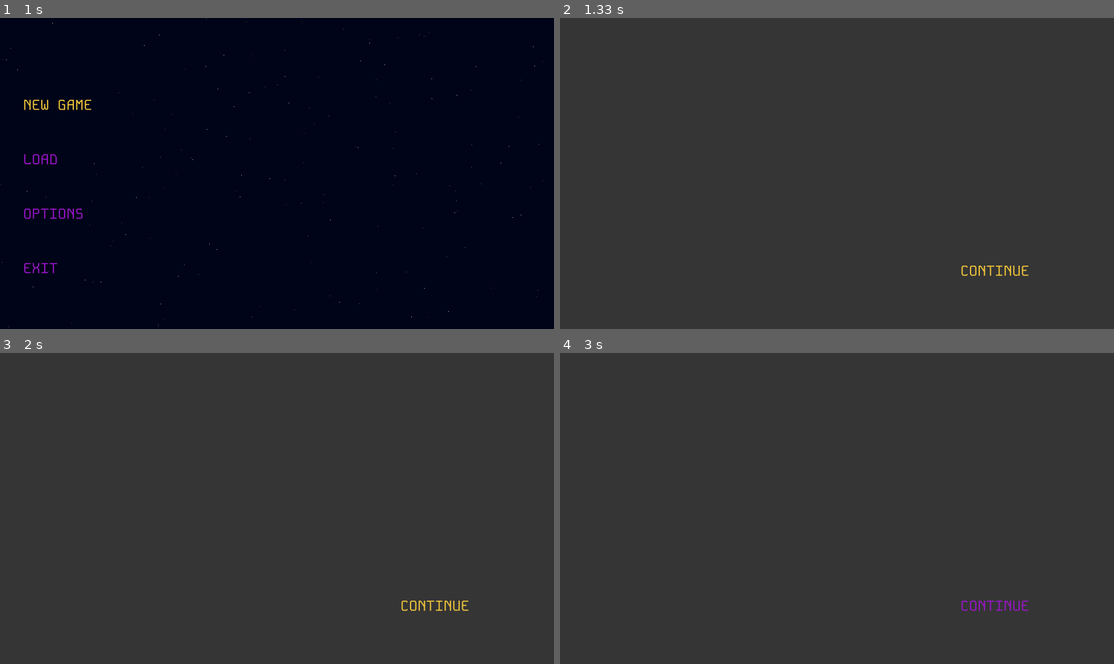
Above: before the commit, frames 1-4 (two rows, left to right).
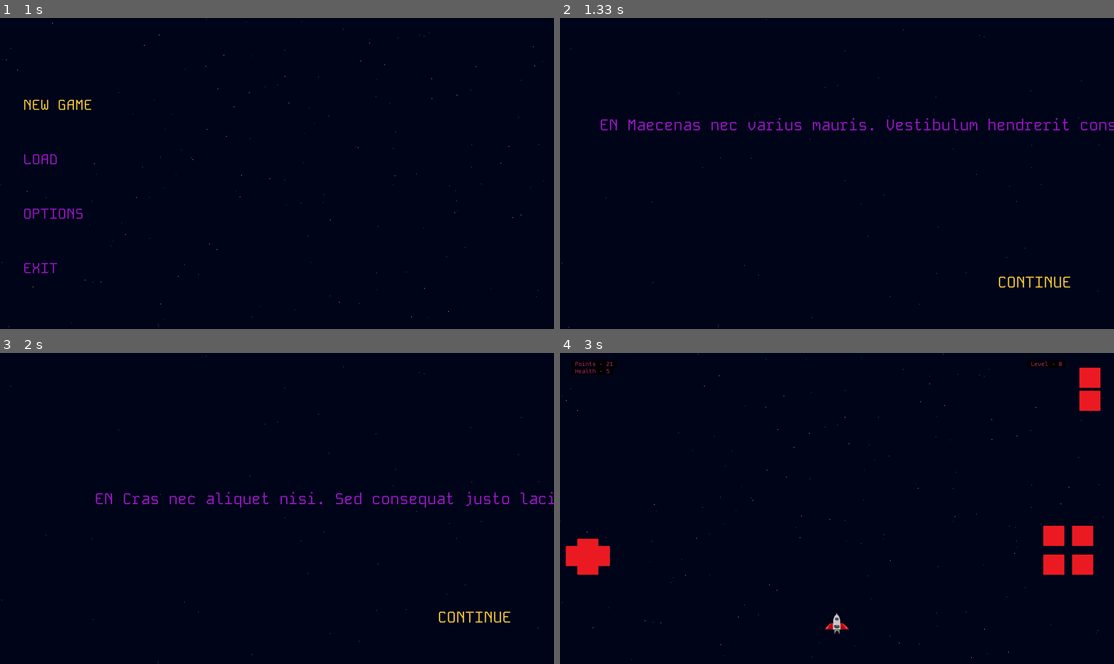
Above: after the commit, the same moments.

Repository: MicaelaEdith/spacecraftGame-pygame
Game: pygame game, started from main.py
Same seed, same stepped clock (60 frames per second), same inputs: the game is played once before the commit and once after it.
Inputs (mouse positions are in pixels of both pictures, inside the frame that each line leads up to):
- Up to frame 1 (1 s): press the mouse at (55, 105) at 0.37 s; move the mouse to (177, 185) at 0.47 s; release the mouse at (293, 266) at 0.6 s
- Up to frame 2 (1.33 s): click "CONTINUE" at 1.22 s
- Up to frame 3 (2 s): press the mouse at (476, 617) at 1.53 s; move the mouse to (349, 617) at 1.63 s; release the mouse at (227, 617) at 1.77 s; press the mouse at (476, 617) at 1.87 s; move the mouse to (432, 536) at 1.97 s
- Up to frame 4 (3 s): release the mouse at (953, 452) at 2.1 s

Frame 1 is identical in both runs. In frame 2, 100% of the frame differs, in the area x 0-100%, y 0-100%; in frame 3, 100%; in frame 4, 100%.

Commit message:
menu - option menu and script-dialog

Diff:
--- a/cinematics.py
+++ b/cinematics.py
@@ -1,4 +1,5 @@
 import pygame
+from script_dialogues import *
 
 class Intro():
     def __init__(self, screenWidth, screenHeight):
@@ -6,7 +7,8 @@
         self.init_menu.set_alpha(5)
         self.init_menu.fill((55, 55, 55))
         self.font_path = 'Assets/Fonts/KodeMono-VariableFont_wght.ttf'
-        self.font = pygame.font.Font(self.font_path, 50)
+        font_size = int(screenHeight * 0.05)
+        self.font = pygame.font.Font(self.font_path, font_size)
         self.language = ['en', 'es']
         self.lan_on = 'en'
         self.text_en = 'CONTINUE'
@@ -15,19 +17,24 @@
         self.width = screenWidth
         self.height = screenHeight
         self.buttons = []
+        self.count = 0
 
-    def draw(self, display, lan):
+    def draw(self, display, lan, count):
+        self.count = count
         self.lan_on = lan
         display.blit(self.init_menu, (0, 0))
         self.buttons = []  # Reinicia la lista de botones
         text_color = (160, 23, 208)
+        text_color_dialog = (160, 23, 208)
+        dialog = ''
+
         if self.lan_on == 'en':
             self.text = self.text_en
         else:
             self.text = self.text_es
 
         text_surface = self.font.render(self.text, True, text_color)
-        text_rect = text_surface.get_rect(center=(self.width // 7 * 5.5, self.height // 8 * 6.5))
+        text_rect = text_surface.get_rect(center=(self.width // 7 * 6, self.height // 8 * 6.8))
         mouse_pos = pygame.mouse.get_pos()  # Obtiene la posición actual del mouse
 
         # Verificar si el mouse está sobre el botón
@@ -38,6 +45,26 @@
             text_surface = self.font.render(self.text, True, text_color)
             text_color = (160, 23, 208)
 
+        if lan == 'en':
+            aux_dialog = intro_script_en
+        else:
+            aux_dialog = intro_script_es
+
+        if self.count == 0:
+            dialog = aux_dialog[0]
+            dialog_surface = self.font.render(dialog, True, text_color_dialog)
+            pos_dialog=(self.width // 7 * 1, self.height // 8 * 1.5)
+        elif self.count == 1:
+            dialog = aux_dialog[1]
+            dialog_surface = self.font.render(dialog, True, text_color_dialog)
+            pos_dialog=(self.width // 7 * .5, self.height // 8 * 2.5)
+        elif self.count == 2:
+            dialog = aux_dialog[2]
+            dialog_surface = self.font.render(dialog, True, text_color_dialog)
+            pos_dialog=(self.width // 7 * 1.2, self.height // 8 * 3.5)
+
+
+        display.blit(dialog_surface, pos_dialog)
         display.blit(text_surface, text_rect.topleft)
         self.buttons.append((self.text, text_rect))
 
--- a/main.py
+++ b/main.py
@@ -4,12 +4,15 @@
 import time
 from playerController import Player
 from map import Deep, Starts, Meteorite, Status
-from menu import Menu, MainMenu, OptionsMenu, Pause, Button
+from menu import Menu, MainMenu, OptionsMenu, Button
 from cinematics import Intro
 
 pygame.init()
 
 # Configuración de la pantalla
+icon = pygame.image.load("Assets/Player/spacecraft0.png")
+icon.set_colorkey([1, 6, 26])
+pygame.display.set_icon(icon)
 os.environ['SDL_VIDEO_CENTERED'] = '1'
 info = pygame.display.Info()
 screenWidth, screenHeight = info.current_w, info.current_h
@@ -21,6 +24,8 @@
 up_level = 0
 menus=1
 language = 'en'
+music_on = True
+sound_on = True
 status = Status(screenWidth, screenHeight,language)
 
 clock = pygame.time.Clock()
@@ -36,8 +41,7 @@
 
 # Menú principal, opciones y pausa
 menu = Menu(screenWidth, screenHeight)
-main_menu = MainMenu(screenWidth,screenHeight)
-start_menu = Pause(screenWidth, screenHeight)
+main_menu = MainMenu(screenWidth,screenHeight, game)
 option_menu = OptionsMenu(screenWidth, screenHeight)
 options_open = False
 
@@ -80,7 +84,7 @@
 
 buttons_menu = [
     Button(screenWidth - 120, screenHeight // 21, "Assets/Buttons/actionA.png"),  # start
-    #Button(screenWidth - 120, screenHeight // 21 + 80, "Assets/Buttons/actionA.png"),  # mute
+    Button(screenWidth - 120, screenHeight // 21 + 80, "Assets/Buttons/actionA.png"),  # salir
 ]
 
 
@@ -92,6 +96,7 @@
             if result == 'new_game':
                 time.sleep(.8)
                 intro_flag = True
+                options_open = False
             elif result == 'load_game':
                 pass
             elif result == 'options':
@@ -106,7 +111,9 @@
                 else:
                     language = 'en'
             elif result_option == 'fx':
-                pass
+                sound_on = option_menu.sound_on
+            elif result_option == 'music':
+                music_on = option_menu.music_on
             elif result_option == 'save':
                 options_open = False
 
@@ -116,28 +123,34 @@
     starts2.drawStarts(display)
     starts3.drawStarts(display)
     if options_open:
-        option_menu.draw(display,language)
+        option_menu.draw(display,language,music_on,sound_on)
     else:
-        main_menu.draw(display, language)
+        main_menu.draw(display, language, game)
 
     pygame.display.flip()
     clock.tick(60)
 
 count_intro = 0
 while intro_flag:
-
-    display.fill((55, 55, 55))  # Rellenar la pantalla con negro
-    intro.draw(display, language)
+    if event.type == pygame.KEYDOWN:
+        if event.key == pygame.K_ESCAPE:
+            pygame.quit()
+            sys.exit()
+
+    display.fill(blue)
+    starts2.drawStarts(display)
+    intro.draw(display, language, count_intro)
     for event in pygame.event.get():
         if event.type == pygame.QUIT:
             pygame.quit()
             exit()
         result = intro.handle_event(event)
         if result == 'continue':
-            time.sleep(0.8)
             count_intro+=1
-
-        if count_intro == 3:
+            intro.count = count_intro
+
+        if count_intro >= 3:
+            time.sleep(.8)
             intro_flag = False
             game = True
 
@@ -152,13 +165,7 @@
 
 while game:
     for event in pygame.event.get():
-        if event.type == pygame.QUIT:
-            pygame.quit()
-            sys.exit()
-        if event.type == pygame.KEYDOWN:
-            if event.key == pygame.K_ESCAPE:
-                pygame.quit()
-                sys.exit()
+
         # Eventos de mouse para los botones de dirección (izquierda)
         if event.type == pygame.MOUSEBUTTONDOWN or event.type == pygame.MOUSEBUTTONUP:
             mouse_pos = pygame.mouse.get_pos()
@@ -202,18 +209,49 @@
                         player.action['d'] = False
 
         # Verificar si se presiona el botón del menú
-        if event.type == pygame.FINGERDOWN:
-            touch_pos = (event.x * screenWidth, event.y * screenHeight)
-            for button in buttons_menu:
-                if button.is_clicked(touch_pos, True):
-                    if button == buttons_menu[0]:
-                        start = not start
-                        buttons_menu[0].clicked = False
-        if event.type == pygame.MOUSEBUTTONDOWN or event.type == pygame.MOUSEBUTTONUP:
-            mouse_pos = pygame.mouse.get_pos()
-            for button in buttons_menu:
-                if button.is_clicked(mouse_pos, pygame.mouse.get_pressed()[0]):
+        if start:
+            if event.type == pygame.FINGERDOWN:
+                touch_pos = (event.x * screenWidth, event.y * screenHeight)
+                if buttons_menu[0].is_clicked(touch_pos, True):
                     start = not start
+                    options_open = True
+                if buttons_menu[1].is_clicked(touch_pos, True):
+                    start = not start
+                    options_open = False
+
+            if event.type == pygame.MOUSEBUTTONDOWN or event.type == pygame.MOUSEBUTTONUP:
+                if buttons_menu[0].is_clicked(mouse_pos, pygame.mouse.get_pressed()[0]):
+                    options_open = True
+                    start = not start
+                if buttons_menu[1].is_clicked(mouse_pos, pygame.mouse.get_pressed()[0]):
+                    options_open = False
+                    start = not start
+        if not start:
+            if not options_open:
+                result = main_menu.handle_event(event)
+                if result == 'new_game':
+                    buttons_menu[1].clicked = False
+                    start = True
+                elif result == 'exit':
+                    options_open = False
+
+
+            if options_open:
+                result_option = option_menu.handle_event(event)
+                if result_option == 'language':
+                    if language == 'en':
+                        language = 'es'
+                    else:
+                        language = 'en'
+                elif result_option == 'fx':
+                    sound_on = option_menu.sound_on
+                elif result_option == 'music':
+                    music_on = option_menu.music_on
+                elif result_option == 'save':
+                    options_open = False
+                    start = True
+                    buttons_menu[0].clicked = False
+                    #buttons_menu[1].clicked = False
 
 
     # Actualizar el movimiento del jugador basado en los botones presionados
@@ -260,14 +298,16 @@
 
         for button in buttons_left + buttons_right + buttons_menu:
             button.draw(display)
+
     else:
-        start_menu.draw(display)
-        #display.fill(blue)
-        #starts2.drawStarts(display)
-        #starts3.drawStarts(display)
-        #option_menu.draw(display, language)
-        for button in buttons_menu:
-            button.draw(display)
+        display.fill(blue)
+        starts2.drawStarts(display)
+        starts3.drawStarts(display)
+        if not options_open:
+            main_menu.draw(display, language, game)
+        else:
+            option_menu.draw(display, language, music_on, sound_on)
+
 
     pygame.display.flip()
     clock.tick(60)
--- a/menu.py
+++ b/menu.py
@@ -16,7 +16,7 @@
 		display.blit(self.text,(80,self.height / 6 *4))
 
 class MainMenu():
-    def __init__(self, screenWidth, screenHeight):
+    def __init__(self, screenWidth, screenHeight, game):
         self.init_menu = pygame.Surface((screenWidth, screenHeight))
         self.init_menu.set_alpha(5)
         self.init_menu.fill((50, 50, 50))
@@ -29,8 +29,10 @@
         self.width = screenWidth
         self.height = screenHeight
         self.buttons = []
-
-    def draw(self, display, lan):
+        self.game = game
+
+    def draw(self, display, lan, game):
+        self.game = game
         self.lan_on = lan
         display.blit(self.init_menu, (0, 0))
         self.buttons = []  # Reinicia la lista de botones
@@ -42,15 +44,46 @@
 
         mouse_pos = pygame.mouse.get_pos()  # Obtiene la posición actual del mouse
 
+        text_color = (160, 23, 208)
+        text_color_off = (50, 43, 40)
         for i in text_list:
-            text_color = (160, 23, 208)
-            text_aux = self.font.render(i, True, text_color)
-            text_rect = text_aux.get_rect(topleft=(80, self.height / 4 * contador))
+            if not self.game:
+                text_aux = self.font.render(i, True, text_color)
+                text_rect = text_aux.get_rect(topleft=(80, self.height / 4 * contador))
+            else:
+                if i == text_list[0]:
+                    if self.lan_on == 'en':
+                        text_aux = self.font.render('RETURN', True, text_color)
+                    else:
+                        text_aux = self.font.render('VOLVER',True, text_color)
+                if i == text_list[3]:
+                    if self.lan_on == 'en':
+                        text_aux = self.font.render('SAVE and '+i, True, text_color)
+                    else:
+                        text_aux = self.font.render('GUARDAR Y '+i, True, text_color)
+                elif i == text_list[1] or i == text_list[2]:
+                    text_aux = self.font.render(i, True, text_color_off)
+
+                text_rect = text_aux.get_rect(topleft=(80, self.height / 4 * contador))
 
             # Verificar si el mouse está sobre el botón
             if text_rect.collidepoint(mouse_pos):
-                text_color = (251, 206, 60)  # Cambia el color del texto cuando el mouse está sobre él
-                text_aux = self.font.render(i, True, text_color)
+                text_color_hover = (251, 206, 60)  # Cambia el color del texto cuando el mouse está sobre él
+                if self.game:
+                    if i == text_list[0]:
+                        if self.lan_on == 'en':
+                            text_aux = self.font.render('RETURN', True, text_color_hover)
+                        else:
+                            text_aux = self.font.render('VOLVER', True, text_color_hover)
+                    if i == text_list[3]:
+                        if self.lan_on == 'en':
+                            text_aux = self.font.render('SAVE and '+i, True, text_color_hover)
+                        else:
+                            text_aux = self.font.render('GUARDAR Y '+i, True, text_color_hover)
+                if not self.game:
+                    text_aux = self.font.render(i, True, text_color_hover)
+
+
 
             display.blit(text_aux, text_rect.topleft)
             self.buttons.append((i, text_rect))
@@ -72,6 +105,7 @@
         elif text == 'OPTIONS' or text == 'OPCIONES':
             return 'options'
         elif text == 'EXIT' or text == 'SALIR':
+            time.sleep(1)
             pygame.quit()
             exit()
         return None
@@ -90,9 +124,13 @@
         self.width = screenWidth
         self.height = screenHeight
         self.buttons = []
-
-    def draw(self, display, lan):
+        self.music_on = True
+        self.sound_on = True
+
+    def draw(self, display, lan, music_on, sound_on):
         self.lan_on = lan
+        self.music_on = music_on
+        self.sound_on = sound_on
         display.blit(self.init_menu, (0, 0))
         self.buttons = []  # Reinicia la lista de botones
         contador = 1
@@ -105,7 +143,20 @@
 
         for i in text_list:
             text_color = (160, 23, 208)
-            text_aux = self.font.render(i, True, text_color)
+            text_color_off = (50, 43, 40)
+            if (i == 'MUSIC' or i == 'MUSICA') and self.music_on == False:
+                 text_aux = self.font.render(i, True, text_color_off)
+            if (i == 'MUSIC' or i == 'MUSICA') and self.music_on == True:
+                   text_aux = self.font.render(i, True, text_color)
+
+            if (i == 'FX' or i == 'EFECTOS') and self.sound_on == False:
+                 text_aux = self.font.render(i, True, text_color_off)
+            if (i == 'FX' or i == 'EFECTOS') and self.sound_on == True:
+                   text_aux = self.font.render(i, True, text_color)
+
+            if i != 'FX' and i != 'EFECTOS' and i != 'MUSIC' and i != 'MUSICA':
+                 text_aux = self.font.render(i, True, text_color)
+
             text_rect = text_aux.get_rect(topleft=(80, self.height / 4 * contador))
 
             # Verificar si el mouse está sobre el botón
@@ -129,22 +180,16 @@
         if text == 'LANGUAGE - EN-ES' or text == 'IDIOMA - EN-ES':
             return 'language'
         elif text == 'FX' or text == 'EFECTOS':
+            self.sound_on = not self.sound_on
             return 'fx'
         elif text == 'MUSIC' or text == 'MUSICA':
+            self.music_on = not self.music_on
             return 'music'
         elif text == 'RETURN' or text == 'VOLVER':
             return 'save'
 
         return None
 
-class Pause():
-	def __init__(self, screenWidth,screenHeight):
-		self.start_menu = pygame.Surface((screenWidth, screenHeight))
-		self.start_menu.set_alpha(5)
-		self.start_menu.fill((30,30,30))
-
-	def draw(self, display):
-		display.blit(self.start_menu, (0, 0))
 
 class Button:
     def __init__(self, x, y, image_path):
--- /dev/null
+++ b/script_dialogues.py
@@ -0,0 +1,9 @@
+intro_script_en = ['EN Lorem ipsum dolor sit amet, consectetur adipiscing elit. Sed in sagittis arcu. Morbi et neque ut justo auctor suscipit. Pellentesque pretium augue et urna vehicula finibus. ',
+         'EN Maecenas nec varius mauris. Vestibulum hendrerit consectetur interdum.',
+         'EN Cras nec aliquet nisi. Sed consequat justo lacinia purus dapibus posuere. Cras dictum tortor id justo sodales pharetra. Orci varius natoque penatibus et magnis dis parturient montes, nascetur ridiculus mus.'
+         ]
+
+intro_script_es = ['ES Lorem ipsum dolor sit amet, consectetur adipiscing elit. Sed in sagittis arcu. Morbi et neque ut justo auctor suscipit. Pellentesque pretium augue et urna vehicula finibus. ',
+         'ES Maecenas nec varius mauris. Vestibulum hendrerit consectetur interdum.',
+         'ES Cras nec aliquet nisi. Sed consequat justo lacinia purus dapibus posuere. Cras dictum tortor id justo sodales pharetra. Orci varius natoque penatibus et magnis dis parturient montes, nascetur ridiculus mus.'
+         ]
